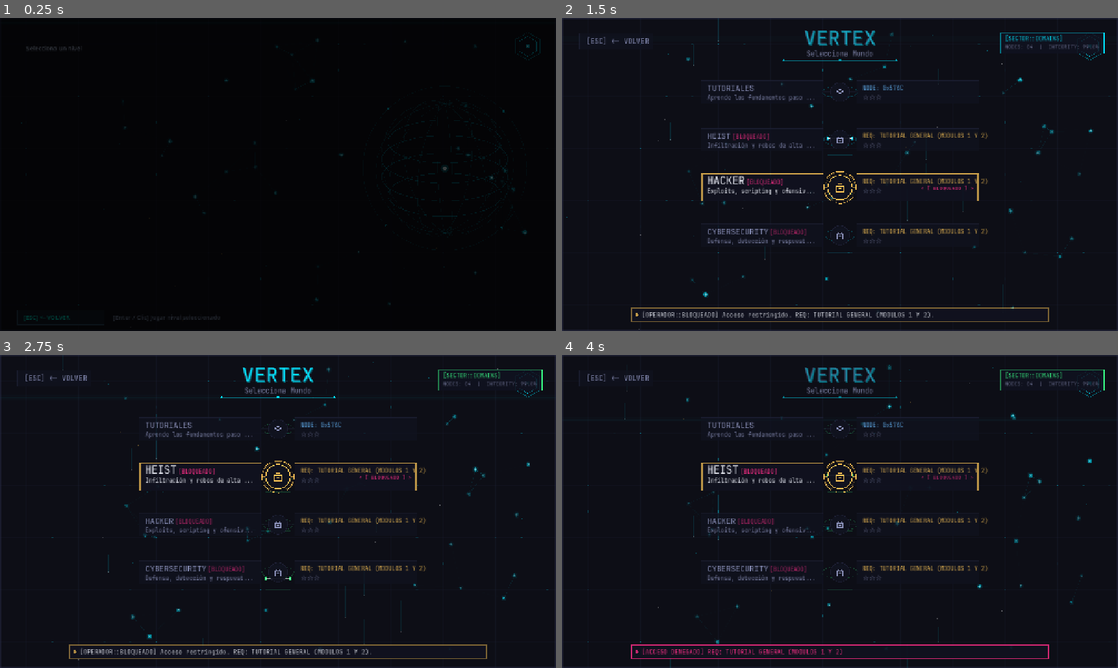
Above: before the commit, frames 1-4 (two rows, left to right).
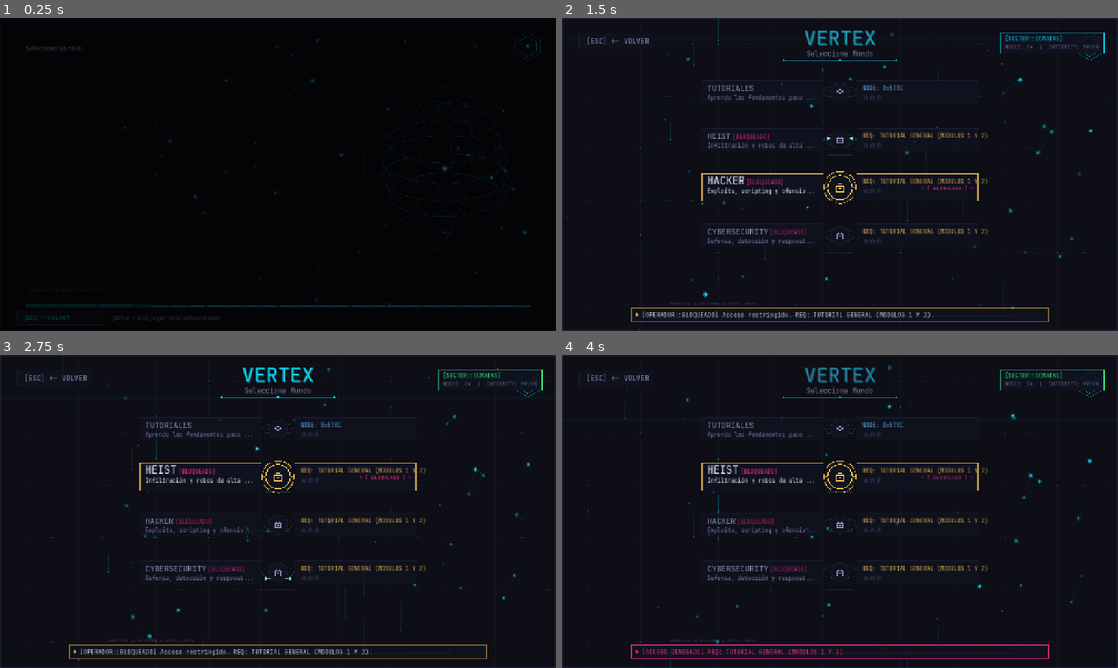
Above: after the commit, the same moments.

Repository: Laeoon/vertex
Game: Godot game, scene res://juego/system/level_select_screen.tscn
Two runs of this game, one before a commit and one after it. Both use one fixed random seed, a clock stepped at 60 frames per second and the inputs below. This scene is started directly instead of the project's main scene.
Inputs (mouse positions are in pixels of both pictures, inside the frame that each line leads up to):
- Up to frame 1 (0.25 s): no input
- Up to frame 2 (1.5 s): tap Enter at 0.5, 0.6 s; move the mouse to (962, 158) at 0.52 s; hold Right 0.53-1.25 s; click (962, 158) at 0.67 s; tap Space at 0.77 s; drag from (728, 190) to (812, 237) at 1.27 s
- Up to frame 3 (2.75 s): move the mouse to (333, 442) at 2.02 s; hold Right from 2.03 s (still down); tap N at 2.1 s
- Up to frame 4 (4 s): release Right at 2.75 s; drag from (812, 574) to (673, 464) at 2.77 s; move the mouse to (1006, 558) at 3.52 s; hold Left from 3.53 s (still down); tap Backspace at 3.6 s; tap Space at 3.77 s

The runs differ from the first frame. In frame 1, 0.5% of the frame differs, in the area x 4-96%, y 91-93%; in frame 2, less than 0.1%; in frame 3, less than 0.1%; in frame 4, less than 0.1%.

Commit message:
feat(audio): implement audio-reactive spectrum visualizer in level and world selectors
- Add AudioEffectSpectrumAnalyzer to Music bus and safe frequency telemetry API in AudioManager
- Create AudioSpectrumVisualizer component with procedural bar equalization, ballistic peaks and organic idle wave
- Integrate reactive audio telemetry in background of LevelSelectScreen and WorldSelectRenderer with thematic palettes
- Add automated test suite in test_audio_spectrum_visualizer.gd (43 assertions, 0 failures)
- Verified 45/45 suites passing in Godot Headless

Diff:
--- a/core/autoloads/audio_manager.gd
+++ b/core/autoloads/audio_manager.gd
@@ -108,6 +108,52 @@
 		AudioServer.set_bus_name(sfx_idx, "SFX")
 		AudioServer.set_bus_send(sfx_idx, "Master")
 
+	_ensure_spectrum_analyzer()
+
+
+func _ensure_spectrum_analyzer() -> void:
+	var m_idx := AudioServer.get_bus_index("Music")
+	if m_idx == -1:
+		return
+	for i in range(AudioServer.get_bus_effect_count(m_idx)):
+		if AudioServer.get_bus_effect(m_idx, i) is AudioEffectSpectrumAnalyzer:
+			return
+	var spectrum := AudioEffectSpectrumAnalyzer.new()
+	spectrum.buffer_length = 0.15
+	spectrum.fft_size = AudioEffectSpectrumAnalyzer.FFT_SIZE_1024
+	AudioServer.add_bus_effect(m_idx, spectrum)
+
+
+## Retorna la instancia activa del analizador de espectro en el bus Music, o null si no está disponible.
+func get_spectrum_instance() -> AudioEffectSpectrumAnalyzerInstance:
+	var m_idx := AudioServer.get_bus_index("Music")
+	if m_idx == -1:
+		return null
+	for i in range(AudioServer.get_bus_effect_count(m_idx)):
+		if AudioServer.get_bus_effect(m_idx, i) is AudioEffectSpectrumAnalyzer:
+			return AudioServer.get_bus_effect_instance(m_idx, i)
+	return null
+
+
+## Retorna un array con las magnitudes (0.0..1.0) para N bandas de frecuencia.
+## Si corre en headless o con driver dummy, retorna ceros sin crashear.
+func get_spectrum_magnitudes(bands: int = 16, min_freq: float = 20.0, max_freq: float = 10000.0) -> PackedFloat32Array:
+	var result := PackedFloat32Array()
+	result.resize(bands)
+	var spectrum := get_spectrum_instance()
+	if spectrum == null:
+		return result
+
+	var f_min := maxf(20.0, min_freq)
+	var f_max := maxf(f_min + 10.0, max_freq)
+	for b in range(bands):
+		var f_low := f_min * pow(f_max / f_min, float(b) / float(bands))
+		var f_high := f_min * pow(f_max / f_min, float(b + 1) / float(bands))
+		var mag_vec: Vector2 = spectrum.get_magnitude_for_frequency_range(f_low, f_high)
+		var val := clampf((mag_vec.x + mag_vec.y) * 0.5 * 3.5, 0.0, 1.0)
+		result[b] = val
+	return result
+
 
 func _setup_music_player() -> void:
 	_music_player = AudioStreamPlayer.new()
--- a/escenas/main_menu/world_select_renderer.gd
+++ b/escenas/main_menu/world_select_renderer.gd
@@ -6,8 +6,10 @@
 
 const BrandClass = preload("res://juego/ui/brand.gd")
 const ProgressUtilClass = preload("res://juego/utils/progress_util.gd")
+const AudioSpectrumVisualizerClass = preload("res://juego/ui/audio_spectrum_visualizer.gd")
 
 var _vertical_pulses: Array[Dictionary] = []
+var _spectrum_viz := AudioSpectrumVisualizerClass.new(24)
 var _time: float = 0.0
 
 
@@ -29,6 +31,7 @@
 
 func update(delta: float, vp: Vector2) -> void:
 	_time += delta
+	_spectrum_viz.update(delta)
 	for p in _vertical_pulses:
 		p.y += p.speed * delta
 		if p.y - p.length > vp.y:
@@ -89,6 +92,11 @@
 
 	# 1. Ambient Vertical Matrix Code Pulses
 	_draw_matrix_pulses(canvas, vp, alpha)
+
+	# 1.5. Visualizador de espectro de audio reactivo en el fondo
+	var viz_w := clampf(vp.x * 0.65, 480.0, 800.0)
+	var viz_rect := Rect2((vp.x - viz_w) * 0.5 + ox, vp.y - 75.0, viz_w, 44.0)
+	_spectrum_viz.draw(canvas, viz_rect, active_color, font, true, alpha * 0.65)
 
 	# 2. Sector Telemetry Badges (Top Right & Left Overlays)
 	_draw_sector_telemetry(canvas, vp, alpha, ox, font, font_size, active_color)
--- a/juego/system/level_select_screen.gd
+++ b/juego/system/level_select_screen.gd
@@ -14,7 +14,9 @@
 var _pulse: float = 0.0
 var _selected_node: String = ""
 const CyberBackgroundClass = preload("res://juego/ui/cyber_background.gd")
+const AudioSpectrumVisualizerClass = preload("res://juego/ui/audio_spectrum_visualizer.gd")
 var _cyber_bg := CyberBackgroundClass.new()
+var _spectrum_viz := AudioSpectrumVisualizerClass.new(28)
 
 
 func _ready() -> void:
@@ -119,12 +121,26 @@
 func _process(delta: float) -> void:
 	_pulse += delta * 2.0
 	_cyber_bg.update(delta, get_viewport_rect().size)
+	_spectrum_viz.update(delta)
 	queue_redraw()
 
 
 func _draw() -> void:
 	var vp: Vector2 = get_viewport_rect().size
 	_cyber_bg.draw(self, vp)
+
+	var theme_col: Color
+	match world_id:
+		"heist":
+			theme_col = Color("00e676")
+		"hacker":
+			theme_col = Color("00e5ff")
+		"cybersecurity":
+			theme_col = Color("ffb300")
+		_:
+			theme_col = Color("00e5ff")
+	var viz_rect := Rect2(60.0, vp.y - 105.0, vp.x - 120.0, 50.0)
+	_spectrum_viz.draw(self, viz_rect, theme_col, font, true, 0.6)
 
 	draw_string(font, Vector2(60, 50), world_title, HORIZONTAL_ALIGNMENT_LEFT, -1, big_font_size, Color(0.0, 1.0, 0.83))
 	draw_string(font, Vector2(60, 75), "Selecciona un nivel", HORIZONTAL_ALIGNMENT_LEFT, -1, small_font_size, Color(0.7, 0.75, 0.85))
--- /dev/null
+++ b/juego/ui/audio_spectrum_visualizer.gd
@@ -0,0 +1,131 @@
+class_name AudioSpectrumVisualizer extends RefCounted
+
+## AudioSpectrumVisualizer
+## Renderizador vectorial táctico de telemetría y espectro de audio reactivo para VERTEX.
+## Muestra barras de ecualización cibernética, picos de atenuación balística y ondas continuas.
+## Seguro para entornos headless y fallback a onda orgánica sutil cuando no hay audio activo.
+
+const BrandClass = preload("res://juego/ui/brand.gd")
+
+var band_count: int = 24
+var min_freq: float = 24.0
+var max_freq: float = 11050.0
+var smooth_speed: float = 14.0
+var peak_decay_speed: float = 0.75
+var idle_wave_enabled: bool = true
+
+var _current_mags: PackedFloat32Array = PackedFloat32Array()
+var _peak_mags: PackedFloat32Array = PackedFloat32Array()
+var _time: float = 0.0
+
+
+func _init(p_band_count: int = 24) -> void:
+	band_count = maxi(8, p_band_count)
+	_current_mags.resize(band_count)
+	_peak_mags.resize(band_count)
+	for i in range(band_count):
+		_current_mags[i] = 0.0
+		_peak_mags[i] = 0.0
+
+
+func update(delta: float) -> void:
+	_time += delta
+
+	var raw_mags := PackedFloat32Array()
+	var am = Engine.get_main_loop().root.get_node_or_null("/root/AudioManager") if Engine.get_main_loop() else null
+	if am != null and am.has_method("get_spectrum_magnitudes"):
+		raw_mags = am.get_spectrum_magnitudes(band_count, min_freq, max_freq)
+
+	var has_audio := false
+	if raw_mags.size() == band_count:
+		for v in raw_mags:
+			if v > 0.005:
+				has_audio = true
+				break
+
+	for i in range(band_count):
+		var target_val: float = 0.0
+		if has_audio and raw_mags.size() == band_count:
+			target_val = raw_mags[i]
+		elif idle_wave_enabled:
+			# Onda orgánica sutil de standby cuando no hay música o en headless
+			var phase := float(i) / float(band_count) * PI * 2.0
+			var sine_1 := sin(_time * 2.0 + phase) * 0.07
+			var sine_2 := cos(_time * 1.2 - phase * 1.5) * 0.04
+			target_val = clampf(0.08 + sine_1 + sine_2, 0.02, 0.22)
+
+		# Suavizado de ataque y decaimiento
+		var spd := smooth_speed * (2.2 if target_val > _current_mags[i] else 1.0)
+		_current_mags[i] = lerpf(_current_mags[i], target_val, clampf(spd * delta, 0.0, 1.0))
+
+		# Picos balísticos
+		if _current_mags[i] >= _peak_mags[i]:
+			_peak_mags[i] = _current_mags[i]
+		else:
+			_peak_mags[i] = maxf(0.0, _peak_mags[i] - peak_decay_speed * delta)
+
+
+## Dibuja el espectro táctico en el CanvasItem dado dentro del Rect2 especificado.
+func draw(
+	canvas: CanvasItem,
+	rect: Rect2,
+	theme_color: Color = BrandClass.ACCENT,
+	font: Font = null,
+	show_labels: bool = true,
+	alpha_mult: float = 1.0
+) -> void:
+	if rect.size.x <= 10.0 or rect.size.y <= 10.0:
+		return
+
+	var gap := 4.0
+	var total_gaps := gap * float(band_count - 1)
+	var bar_w := maxf(2.0, (rect.size.x - total_gaps) / float(band_count))
+	var base_y := rect.position.y + rect.size.y
+	var max_h := rect.size.y - (20.0 if show_labels else 4.0)
+
+	# 1. Fondo sutil de contención
+	canvas.draw_rect(rect, BrandClass.with_alpha(BrandClass.PANEL_SOLID, 0.25 * alpha_mult))
+	canvas.draw_line(Vector2(rect.position.x, base_y), Vector2(rect.position.x + rect.size.x, base_y), BrandClass.with_alpha(theme_color, 0.35 * alpha_mult), 1.0)
+
+	# 2. Puntos para la curva de onda continua superior
+	var wave_pts: PackedVector2Array = PackedVector2Array()
+
+	for i in range(band_count):
+		var bx := rect.position.x + float(i) * (bar_w + gap)
+		var val := _current_mags[i] if i < _current_mags.size() else 0.0
+		var peak := _peak_mags[i] if i < _peak_mags.size() else 0.0
+
+		var bar_h := clampf(val * max_h, 3.0, max_h)
+		var bar_rect := Rect2(bx, base_y - bar_h, bar_w, bar_h)
+
+		# Barra con gradiente conceptual (cuerpo con opacidad modulada)
+		var b_col := BrandClass.with_alpha(theme_color, (0.25 + val * 0.55) * alpha_mult)
+		canvas.draw_rect(bar_rect, b_col)
+		canvas.draw_rect(bar_rect, BrandClass.with_alpha(theme_color, 0.7 * alpha_mult), false, 1.0)
+
+		# Cap de pico flotante
+		var peak_y := base_y - clampf(peak * max_h, 3.0, max_h)
+		var peak_col := BrandClass.with_alpha(Color.WHITE if val > 0.6 else theme_color, 0.9 * alpha_mult)
+		canvas.draw_line(Vector2(bx, peak_y), Vector2(bx + bar_w, peak_y), peak_col, 1.8)
+
+		# Acumulación de punto de onda
+		wave_pts.append(Vector2(bx + bar_w * 0.5, peak_y))
+
+	# 3. Trazo continuo de onda táctica sobre los picos
+	if wave_pts.size() >= 2:
+		for j in range(wave_pts.size() - 1):
+			canvas.draw_line(wave_pts[j], wave_pts[j + 1], BrandClass.with_alpha(theme_color, 0.5 * alpha_mult), 1.2)
+
+	# 4. Etiqueta táctica de telemetría
+	if show_labels and font != null:
+		var telemetry_text := "AUDIO FFT // 24 BANDS // %dHz - %dkHz" % [int(min_freq), int(max_freq / 1000.0)]
+		var f_sz := 9
+		canvas.draw_string(font, Vector2(rect.position.x + 8.0, rect.position.y + 14.0), telemetry_text, HORIZONTAL_ALIGNMENT_LEFT, -1, f_sz, BrandClass.with_alpha(BrandClass.TEXT_DIM, 0.7 * alpha_mult))
+
+
+func get_magnitudes() -> PackedFloat32Array:
+	return _current_mags.duplicate()
+
+
+func get_peaks() -> PackedFloat32Array:
+	return _peak_mags.duplicate()
--- /dev/null
+++ b/tests/system/test_audio_spectrum_visualizer.gd
@@ -0,0 +1,110 @@
+extends Node
+
+## Test Suite: AudioSpectrumVisualizer and AudioManager Spectrum API
+## Validates band sampling, peak ballistic tracking, idle wave fallback, and safe headless drawing.
+
+const AudioSpectrumVisualizerClass = preload("res://juego/ui/audio_spectrum_visualizer.gd")
+
+var _passed: int = 0
+var _failed: int = 0
+
+
+func _ready() -> void:
+	print("--- START TEST AUDIO SPECTRUM VISUALIZER ---")
+	test_initialization()
+	test_update_and_peaks_tracking()
+	test_idle_wave_fallback()
+	test_draw_safe_headless()
+	test_audio_manager_spectrum_api()
+
+	print("---")
+	print("Results: %d passed, %d failed" % [_passed, _failed])
+	if _failed > 0:
+		push_error("TEST FAILED")
+	get_tree().quit(0 if _failed == 0 else 1)
+
+
+func _assert(condition: bool, msg: String) -> void:
+	if condition:
+		_passed += 1
+		print("PASS: %s" % msg)
+	else:
+		_failed += 1
+		push_error("FAIL: %s" % msg)
+
+
+func test_initialization() -> void:
+	var viz := AudioSpectrumVisualizerClass.new(24)
+	_assert(viz.band_count == 24, "Visualizer initializes with 24 bands (got %d)" % viz.band_count)
+	_assert(viz.get_magnitudes().size() == 24, "Magnitudes array sized to 24")
+	_assert(viz.get_peaks().size() == 24, "Peaks array sized to 24")
+
+	var viz_min := AudioSpectrumVisualizerClass.new(4)
+	_assert(viz_min.band_count == 8, "Minimum band count is clamped to 8 (got %d)" % viz_min.band_count)
+
+
+func test_update_and_peaks_tracking() -> void:
+	var viz := AudioSpectrumVisualizerClass.new(16)
+	viz.idle_wave_enabled = false
+	viz.update(0.016)
+
+	var mags := viz.get_magnitudes()
+	var peaks := viz.get_peaks()
+
+	_assert(mags.size() == 16, "Updated magnitudes size is 16")
+	for i in range(16):
+		_assert(peaks[i] >= mags[i], "Peak #%d is >= magnitude" % i)
+		_assert(mags[i] >= 0.0 and mags[i] <= 1.0, "Magnitude #%d is clamped [0..1]" % i)
+
+
+func test_idle_wave_fallback() -> void:
+	var viz := AudioSpectrumVisualizerClass.new(16)
+	viz.idle_wave_enabled = true
+	# Simular avance temporal
+	for frame in range(10):
+		viz.update(0.016)
+
+	var mags := viz.get_magnitudes()
+	var nonzero_count := 0
+	for v in mags:
+		if v > 0.001:
+			nonzero_count += 1
+	_assert(nonzero_count == 16, "Idle wave generates subtle organic values across all bands (got %d/16)" % nonzero_count)
+
+
+func test_draw_safe_headless() -> void:
+	var viz := AudioSpectrumVisualizerClass.new(16)
+	viz.update(0.016)
+
+	# Probar con rect degenerado (retorna antes de invocar draw_*)
+	var dummy := Control.new()
+	add_child(dummy)
+	viz.draw(dummy, Rect2(0.0, 0.0, 0.0, 0.0))
+	_assert(true, "Draw on degenerate Rect2 (0x0) returns early safely")
+
+	# Probar dibujo legítimo dentro del ciclo NOTIFICATION_DRAW
+	dummy.draw.connect(func():
+		viz.draw(dummy, Rect2(40.0, 500.0, 800.0, 160.0), Color.CYAN, null, true)
+	)
+	dummy.notification(CanvasItem.NOTIFICATION_DRAW)
+	_assert(true, "Draw inside NOTIFICATION_DRAW succeeds cleanly without engine error")
+
+	dummy.queue_free()
+
+
+func test_audio_manager_spectrum_api() -> void:
+	var am = get_node_or_null("/root/AudioManager")
+	if am != null and am.has_method("get_spectrum_magnitudes"):
+		var mags16: PackedFloat32Array = am.get_spectrum_magnitudes(16)
+		_assert(mags16.size() == 16, "AudioManager.get_spectrum_magnitudes(16) returns 16 elements")
+
+		var mags32: PackedFloat32Array = am.get_spectrum_magnitudes(32)
+		_assert(mags32.size() == 32, "AudioManager.get_spectrum_magnitudes(32) returns 32 elements")
+
+		var in_bounds := true
+		for v in mags16:
+			if v < 0.0 or v > 1.0:
+				in_bounds = false
+		_assert(in_bounds, "All magnitudes in bounds [0.0, 1.0]")
+	else:
+		_assert(true, "AudioManager not mounted in this test runner, safely bypassed")
Not shown, added: odd/tasks/audio-spectrum-visualizer.md
